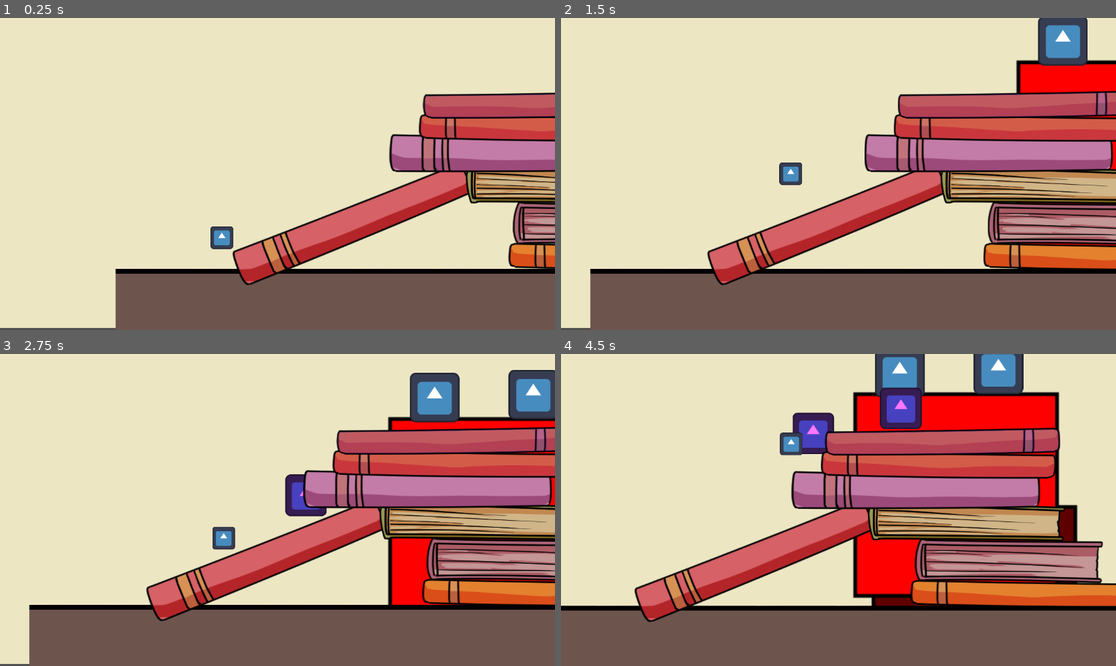
Above: before the commit, frames 1-4 (two rows, left to right).
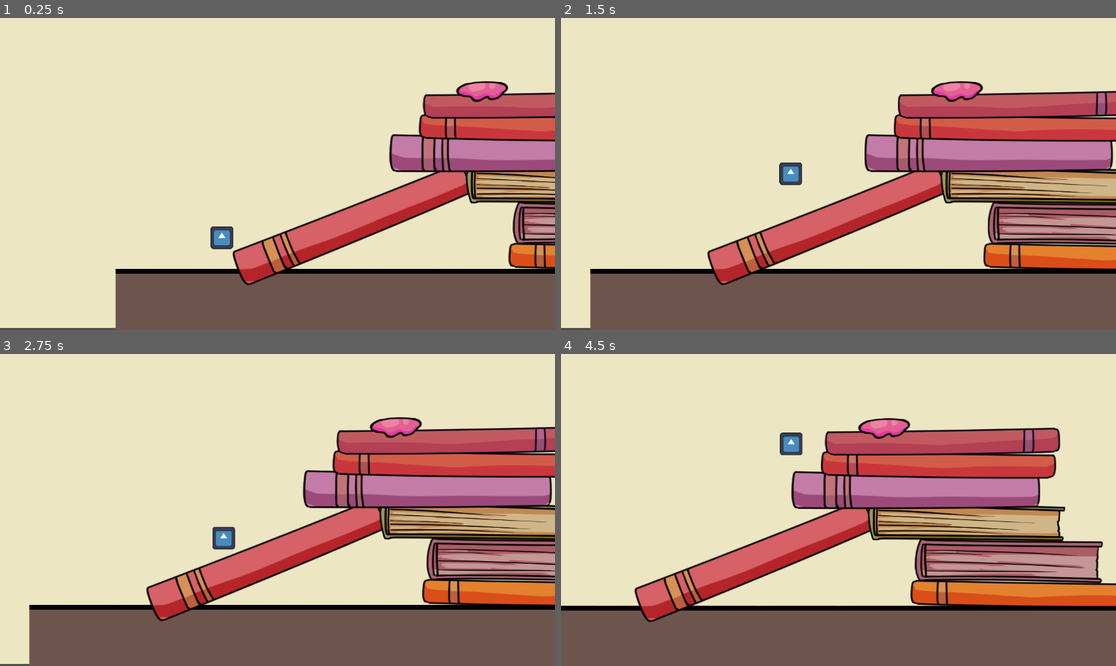
Above: after the commit, the same moments.

Repository: Rattle-Knight/Aliens-Stole-My-Benga-GMTKgamejam2024
Game: Godot game, scene res://levels/testlevel.tscn
Two runs of this game, one before a commit and one after it. Both use one fixed random seed, a clock stepped at 60 frames per second and the inputs below. This scene is started directly instead of the project's main scene. The engine's default icon, where the game draws it, is replaced by a stand-in: a white triangle on a blue panel in a dark square.
Inputs (mouse positions are in pixels of both pictures, inside the frame that each line leads up to):
- Up to frame 1 (0.25 s): no input
- Up to frame 2 (1.5 s): tap Enter (ui_accept) at 0.5, 0.77 s; move the mouse to (960, 158) at 0.52 s; hold Space (space) 0.53-1.28 s; hold D (right) from 0.53 s (still down); move the mouse to (727, 189) at 1.27 s; tap Space (space) at 1.35 s
- Up to frame 3 (2.75 s): tap Enter (ui_accept) at 1.52 s; move the mouse to (333, 441) at 2.02 s; release D (right) at 2.03 s; hold A (left) from 2.03 s (still down); hold Space (space) from 2.03 s (still down)
- Up to frame 4 (4.5 s): move the mouse to (810, 572) at 2.77 s; release A (left) at 2.78 s; release Space (space) at 2.78 s; hold D (right) 2.78-4.28 s; tap Space (space) at 2.85, 4.35 s; tap Enter (ui_accept) at 3.02, 3.77 s; move the mouse to (1005, 556) at 3.52 s; hold Space (space) 3.53-4.28 s; move the mouse to (672, 463) at 4.27 s; hold A (left) from 4.28 s (still down)

The runs differ from the first frame. In frame 1, 0.5% of the frame differs, in the area x 82-92%, y 20-27%; in frame 2, 3.8%; in frame 3, 6.3%; in frame 4, 11%, in the area x 41-94%, y 0-81%.

Commit message:
ADDED GUM

Diff:
--- /dev/null
+++ b/levels/objects/gum.tscn
@@ -0,0 +1,24 @@
+[gd_scene load_steps=4 format=3 uid="uid://80o2cfjlsltr"]
+
+[ext_resource type="Script" path="res://scripts/gum.gd" id="1_6j2sj"]
+[ext_resource type="Texture2D" uid="uid://djt2hr4thdyne" path="res://sprites/objects/gum.png" id="1_kjiqv"]
+
+[sub_resource type="CapsuleShape2D" id="CapsuleShape2D_6hl8a"]
+radius = 12.185
+height = 83.0
+
+[node name="gum" type="Area2D"]
+z_index = 2
+script = ExtResource("1_6j2sj")
+
+[node name="CollisionShape2D" type="CollisionShape2D" parent="."]
+z_index = 1
+position = Vector2(0.5, -6)
+rotation = 1.5708
+shape = SubResource("CapsuleShape2D_6hl8a")
+
+[node name="Gum" type="Sprite2D" parent="."]
+position = Vector2(0, 5)
+texture = ExtResource("1_kjiqv")
+
+[connection signal="body_entered" from="." to="." method="_on_body_entered"]
--- a/levels/testlevel.tscn
+++ b/levels/testlevel.tscn
@@ -15,7 +15,7 @@
 [ext_resource type="PackedScene" uid="uid://uajrcow1uksj" path="res://levels/objects/book9.tscn" id="13_bgp2u"]
 [ext_resource type="PackedScene" uid="uid://bru3rxmkhndn0" path="res://levels/objects/book10.tscn" id="14_dwoqf"]
 [ext_resource type="PackedScene" uid="uid://dtt0eobudcvo4" path="res://levels/objects/cap.tscn" id="15_do041"]
-[ext_resource type="PackedScene" uid="uid://do3r2faib5rf6" path="res://levels/alien/alien.tscn" id="16_g2hbh"]
+[ext_resource type="PackedScene" uid="uid://80o2cfjlsltr" path="res://levels/objects/gum.tscn" id="17_73o8l"]
 
 [sub_resource type="TileSetScenesCollectionSource" id="TileSetScenesCollectionSource_mfvo4"]
 scenes/1/scene = ExtResource("2_am88s")
@@ -91,6 +91,5 @@
 [node name="cap" parent="objects" instance=ExtResource("15_do041")]
 position = Vector2(1338, 401)
 
-[node name="alien" parent="." instance=ExtResource("16_g2hbh")]
-position = Vector2(-247, 39)
-scale = Vector2(1.54, 1.54)
+[node name="gum" parent="." instance=ExtResource("17_73o8l")]
+position = Vector2(-560, 150)
--- a/scenes/turret.tscn
+++ b/scenes/turret.tscn
@@ -17,7 +17,7 @@
 collision_mask = 3
 
 [node name="Timer" type="Timer" parent="."]
-wait_time = 2.0
+wait_time = 4.0
 
 [node name="bulletmanager" type="Node2D" parent="."]
 script = ExtResource("1_qh2dh")
--- a/scenes/turret_bullets.tscn
+++ b/scenes/turret_bullets.tscn
@@ -7,7 +7,6 @@
 size = Vector2(56, 56)
 
 [node name="bullets" type="Area2D"]
-collision_layer = 0
 script = ExtResource("1_adnxe")
 
 [node name="Sprite2D" type="Sprite2D" parent="."]
@@ -19,3 +18,5 @@
 [node name="CollisionShape2D" type="CollisionShape2D" parent="."]
 position = Vector2(1, -1)
 shape = SubResource("RectangleShape2D_gef8n")
+
+[connection signal="body_entered" from="." to="." method="_on_area_2d_body_entered"]
--- a/scripts/Camera.gd
+++ b/scripts/Camera.gd
@@ -9,17 +9,18 @@
 
 
 func _process(_delta):
-	var direction = center_pos.direction_to(get_local_mouse_position())
-	var target_pos = center_pos + direction * target_dist
+	if not Global.steppedingum:
+		var direction = center_pos.direction_to(get_local_mouse_position())
+		var target_pos = center_pos + direction * target_dist
 
 
-	#MAKES SURE THE CAMERA CANT GO TO FAR
-	target_pos = target_pos.clamp(
-		center_pos - Vector2(MAX_DIST,MAX_DIST),
-		center_pos + Vector2(MAX_DIST,MAX_DIST)
-	)
+		#MAKES SURE THE CAMERA CANT GO TO FAR
+		target_pos = target_pos.clamp(
+			center_pos - Vector2(MAX_DIST,MAX_DIST),
+			center_pos + Vector2(MAX_DIST,MAX_DIST)
+		)
 
-	position = position.lerp(target_pos,_delta*FOLLOW_SPEED)
+		position = position.lerp(target_pos,_delta*FOLLOW_SPEED)
 
 
 func _input(event):
--- a/scripts/global.gd
+++ b/scripts/global.gd
@@ -1,3 +1,5 @@
 extends Node
 
 var laddercount = 0
+var steppedingum = false
+var gumpos : Vector2
--- /dev/null
+++ b/scripts/gum.gd
@@ -0,0 +1,8 @@
+extends Area2D
+
+@onready var player = get_tree().get_first_node_in_group("player")
+
+func _on_body_entered(body):
+	if body == player:
+		Global.steppedingum = true
+		Global.gumpos = position
--- a/scripts/player.gd
+++ b/scripts/player.gd
@@ -7,14 +7,35 @@
 @export var fall_gravity = 10000
 @export var climbingspeed =  200.0
 
+@onready var camera = $Camera2D
+
+var gumtrig = 0
 const acc = 50
 const friction = 70
 
+
+#QUICKTIME VARS
+var target_presses: int = 20
+var time_limit: float = 5.0
+var key_to_mash: StringName = "space" # Default key (Enter/Space)
+var _press_count: int = 0
+var _time_left: float = 0.0
+var _is_mashing: bool = false
+var quicktimesuccess = false
+
 var climbable = false
+var gum = false
+var gum_dir = 1
 @export var shrinking = true
+
 
 func _ready():
 	change_size()
+
+func check_scale():
+	if scale <= Vector2(0,0):
+		print("dead")
+		#GameOver.game_over()
 
 func check_climbable():
 	if Global.laddercount > 0:
@@ -22,22 +43,74 @@
 	else:
 		climbable = false
 
+func check_gum():
+	if Global.steppedingum:
+		gum = true
+		gumtrig += 1
+		if gumtrig == 1:
+			gumquicktimeevent()
+		if quicktimesuccess:
+			print("real")
+			var tween = create_tween()
+			tween.tween_property(self,"position",Global.gumpos + Vector2(40*gum_dir,-10),2)
+			tween.tween_property(camera,"rotation",camera.rotation_degrees - 7,0.1)
+			tween.tween_property(camera,"zoom",Vector2(1.0,1.0),0.1)
+			_reset_mashing()
+			quicktimesuccess = false
+			Global.steppedingum = false
+			gumtrig = 0
+	else:
+		gum = false
+
+
+func gumquicktimeevent():
+	_start_mashing()
+	#CAMERA TWEENS
+	var camt = create_tween()
+	camt.tween_property(self,"position",Global.gumpos,1)
+	camt.tween_property(camera,"rotation",camera.rotation_degrees + 7,2)
+
+	camt.tween_property(camera,"zoom",Vector2(1.3,1.3),2)
+
+	#POSITIONAL TWEENS
+
+
+
+func _process(delta: float):
+	if _is_mashing and gum:
+		print(_press_count)
+		if Input.is_action_just_pressed("left") or Input.is_action_just_pressed("right"):
+			_press_count += 1
+			gum_dir = Input.get_axis("left", "right")
+
+			if _press_count >= target_presses:
+				_is_mashing = false
+				quicktimesuccess = true
+
+
+
+
 func _physics_process(delta):
+	check_scale()
+	check_gum()
+
+
+	#gum disables movement mostly
 	check_climbable()
 	var input_dir: Vector2 = input()
-	if input_dir != Vector2.ZERO:
+	if input_dir != Vector2.ZERO and not gum:
 		accelerate(input_dir)
 		play_animation()
 	else:
 		add_friction()
 		play_animation()
 
-	if climbable:
+	if climbable and not gum:
 		if Input.is_action_pressed("up") or Input.is_action_pressed("down"):
 			velocity.y = (Input.get_axis("up", "down") * climbingspeed)
 		elif Input.is_action_pressed("space"):
 			velocity.y = -climbingspeed
-	else:
+	elif not gum:
 		if not is_on_floor():
 			velocity.y += get_grav() *delta
 		else:
@@ -71,7 +144,7 @@
 	if Input.is_action_just_pressed("space") and is_on_floor():
 		velocity.y += jump_power
 
-@onready var sprite_2d = $Sprite2D
+
 @export var timer = 15
 
 func change_size():
@@ -88,3 +161,12 @@
 
 func play_animation():
 	pass
+
+
+func _start_mashing():
+	_reset_mashing()
+	_is_mashing = true
+
+func _reset_mashing():
+	_press_count = 0
+	_is_mashing = false
--- a/scripts/turret_bullets.gd
+++ b/scripts/turret_bullets.gd
@@ -4,7 +4,7 @@
 var speed: float = 300
 
 @onready var player = get_tree().get_first_node_in_group("player")
-@export var shrinkdur = 0.5
+@export var shrinkdur = 1
 
 
 func _ready():
@@ -18,5 +18,6 @@
 
 func _on_area_2d_body_entered(body):
 	if body == player:
-		var tween = create_tween()
-		tween.tween_property(player, "scale", player.scale - Vector2(30,30) , shrinkdur)
+		if player.scale >  Vector2(0.1,0.1):
+			var tween = create_tween()
+			tween.tween_property(player, "scale", player.scale - Vector2(0.1,0.1) , shrinkdur)
Not shown, added: sprites/objects/gum sticky.png.import
Not shown, added: sprites/objects/gum.png.import
